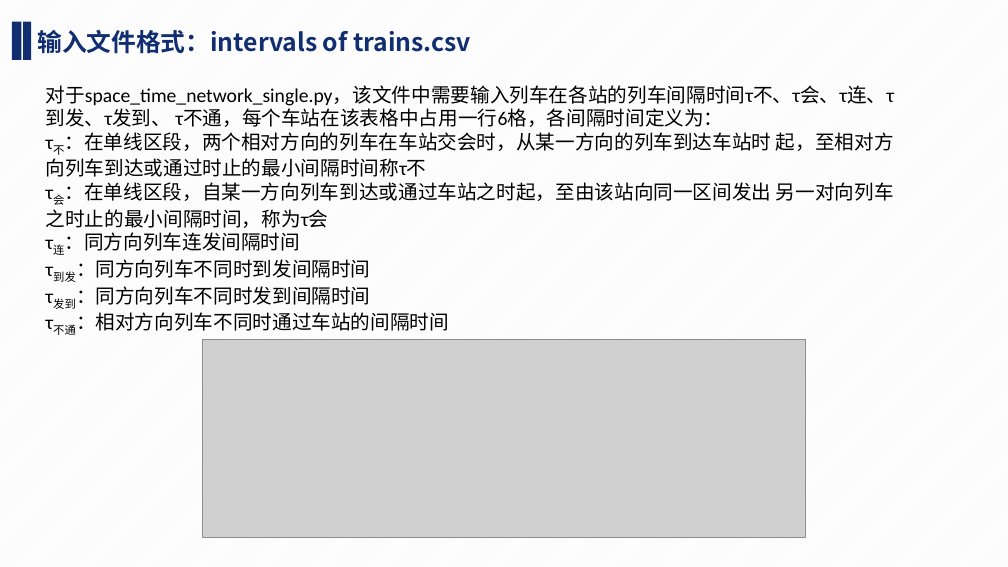
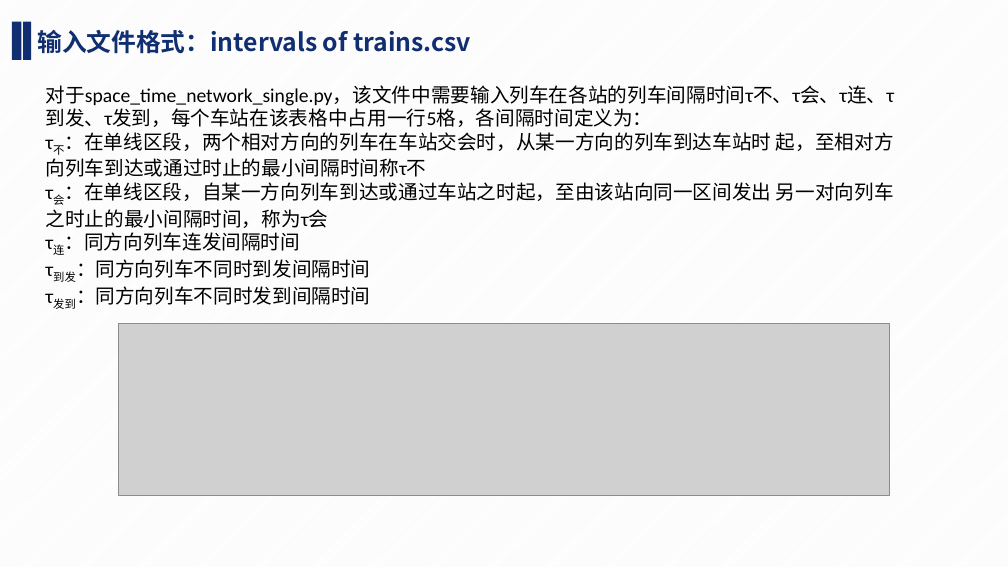
Before and after one commit to OnVacationHaHa/space-time-network, a slide deck: slide 12 of space_time_network user guide.pptx. Drawn at 1008x567 pixels with LibreOffice and Linux fonts; fonts in the diff are those of the drawing; grey boxes stand for pictures. Boxes give left, top, right and bottom in pixels: in the first picture for what was removed or moved away, otherwise in the second. Text is boxed around its words. In the diff, an @@ line names an element or a change of style, - is before the commit and + after.

```diff
--- a/space_time_network user guide.pptx
+++ b/space_time_network user guide.pptx
@@ text at (46,85,895,127): text changed @@
-对于space_time_network_single.py，该文件中需要输入列车在各站的列车间隔时间τ不、τ会、τ连、τ到发、τ发到、 τ不通，每个车站在该表格中占用一行6格，各间隔时间定义为：
+对于space_time_network_single.py，该文件中需要输入列车在各站的列车间隔时间τ不、τ会、τ连、τ到发、τ发到，每个车站在该表格中占用一行5格，各间隔时间定义为：
@@ text at (76,312,449,331): paragraph removed @@
-τ不通：相对方向列车不同时通过车站的间隔时间
@@ picture: place and size @@
-picture at (203,339,805,537)
+picture at (119,324,889,496)
```
